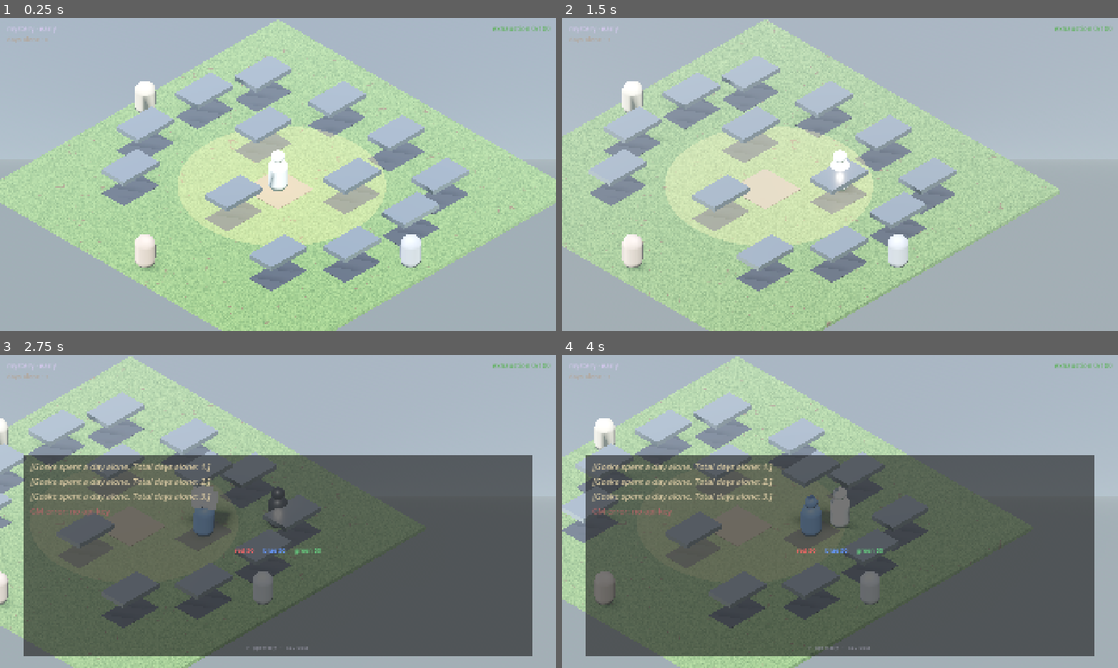
Above: before the commit, frames 1-4 (two rows, left to right).
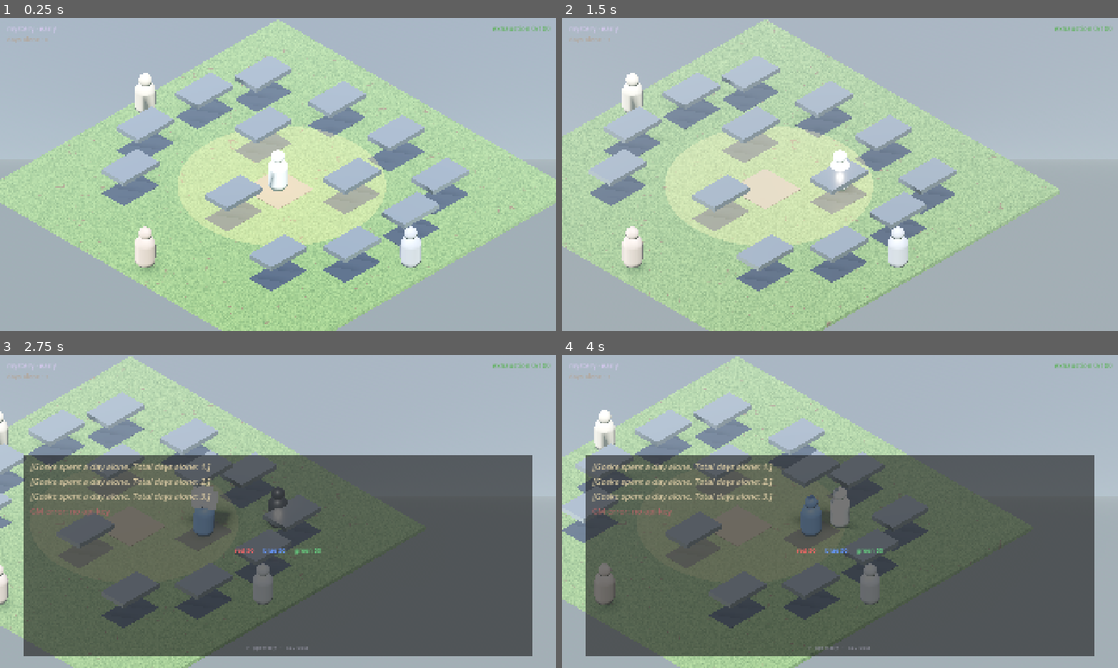
Above: after the commit, the same moments.

Repository: gokselozgur5/goske
Game: Godot game, scene res://scenes/main.tscn
Two runs of this game, one before a commit and one after it. Both use one fixed random seed, a clock stepped at 60 frames per second and the inputs below.
Inputs (mouse positions are in pixels of both pictures, inside the frame that each line leads up to):
- Up to frame 1 (0.25 s): no input
- Up to frame 2 (1.5 s): tap Enter (ui_accept) at 0.5, 0.77 s; move the mouse to (962, 158) at 0.52 s; hold Right (ui_right) 0.53-1.25 s; tap Space at 0.6 s; click (962, 158) at 0.67 s; drag from (728, 190) to (812, 237) at 1.27 s
- Up to frame 3 (2.75 s): tap Enter (ui_accept) at 2 s; move the mouse to (333, 442) at 2.02 s; hold Right (ui_right) from 2.03 s (still down); tap Backspace at 2.1 s
- Up to frame 4 (4 s): release Right (ui_right) at 2.75 s; drag from (812, 574) to (673, 464) at 2.77 s; move the mouse to (1006, 558) at 3.52 s; hold Left (ui_left) from 3.53 s (still down); tap Ctrl at 3.6 s; tap Enter (ui_accept) at 3.77 s

The runs differ from the first frame. In frame 1, 0.2% of the frame differs, in the area x 24-76%, y 17-71%; in frame 2, 0.2%; in frame 3, less than 0.1%; in frame 4, 0.2%.

Commit message:
NPC heads + sealed pod glow
Visual consistency closeout for Act 1:

- 3 neighbors get HeadMesh (sphere) like Goske/alters — same silhouette
  language across all characters
- npc.gd: head_mesh reference, _material applied to both body and head
  so set_intensity() (Dragonrot drain) drains both surfaces uniformly

- 10 sealed pods get a new PodSealedBoxMesh that uses PodMatSealed —
  cool blue emission (0.15, 0.28, 0.42 at energy 0.45). Subtle hint
  there's something in there. Functional pods (red/blue/green) keep
  the plain PodMat — visual cue: "this one you can open" vs
  "this one is breathing through the wall".

Diff:
--- a/scenes/main.tscn
+++ b/scenes/main.tscn
@@ -128,8 +128,21 @@
 rim = 0.4
 rim_tint = 0.3
 
+[sub_resource type="StandardMaterial3D" id="PodMatSealed"]
+albedo_color = Color(0.18, 0.2, 0.25, 1)
+metallic = 0.85
+metallic_specular = 0.65
+roughness = 0.35
+emission_enabled = true
+emission = Color(0.15, 0.28, 0.42, 1)
+emission_energy_multiplier = 0.45
+
 [sub_resource type="BoxMesh" id="PodBoxMesh"]
 material = SubResource("PodMat")
+size = Vector3(1.5, 0.25, 2.4)
+
+[sub_resource type="BoxMesh" id="PodSealedBoxMesh"]
+material = SubResource("PodMatSealed")
 size = Vector3(1.5, 0.25, 2.4)
 
 [sub_resource type="BoxMesh" id="PodLidMesh"]
@@ -384,7 +397,7 @@
 transform = Transform3D(1, 0, 0, 0, 1, 0, 0, 0, 1, -7, 0, -2)
 
 [node name="Base" type="MeshInstance3D" parent="DecorPod1" unique_id=1336464644]
-mesh = SubResource("PodBoxMesh")
+mesh = SubResource("PodSealedBoxMesh")
 
 [node name="Lid" type="MeshInstance3D" parent="DecorPod1" unique_id=1919275987]
 transform = Transform3D(1, 0, 0, 0, 1, 0, 0, 0, 1, 0, 1.4, 0)
@@ -394,7 +407,7 @@
 transform = Transform3D(1, 0, 0, 0, 1, 0, 0, 0, 1, -6, 0, -5)
 
 [node name="Base" type="MeshInstance3D" parent="DecorPod2" unique_id=1443288123]
-mesh = SubResource("PodBoxMesh")
+mesh = SubResource("PodSealedBoxMesh")
 
 [node name="Lid" type="MeshInstance3D" parent="DecorPod2" unique_id=1790082871]
 transform = Transform3D(1, 0, 0, 0, 1, 0, 0, 0, 1, 0, 1.4, 0)
@@ -404,7 +417,7 @@
 transform = Transform3D(1, 0, 0, 0, 1, 0, 0, 0, 1, -2, 0, -6)
 
 [node name="Base" type="MeshInstance3D" parent="DecorPod3" unique_id=663143671]
-mesh = SubResource("PodBoxMesh")
+mesh = SubResource("PodSealedBoxMesh")
 
 [node name="Lid" type="MeshInstance3D" parent="DecorPod3" unique_id=22794392]
 transform = Transform3D(1, 0, 0, 0, 1, 0, 0, 0, 1, 0, 1.4, 0)
@@ -414,7 +427,7 @@
 transform = Transform3D(1, 0, 0, 0, 1, 0, 0, 0, 1, 2, 0, -6)
 
 [node name="Base" type="MeshInstance3D" parent="DecorPod4" unique_id=1801934270]
-mesh = SubResource("PodBoxMesh")
+mesh = SubResource("PodSealedBoxMesh")
 
 [node name="Lid" type="MeshInstance3D" parent="DecorPod4" unique_id=192853721]
 transform = Transform3D(1, 0, 0, 0, 1, 0, 0, 0, 1, 0, 1.4, 0)
@@ -424,7 +437,7 @@
 transform = Transform3D(1, 0, 0, 0, 1, 0, 0, 0, 1, 6, 0, -5)
 
 [node name="Base" type="MeshInstance3D" parent="DecorPod5" unique_id=11387276]
-mesh = SubResource("PodBoxMesh")
+mesh = SubResource("PodSealedBoxMesh")
 
 [node name="Lid" type="MeshInstance3D" parent="DecorPod5" unique_id=947732558]
 transform = Transform3D(1, 0, 0, 0, 1, 0, 0, 0, 1, 0, 1.4, 0)
@@ -434,7 +447,7 @@
 transform = Transform3D(1, 0, 0, 0, 1, 0, 0, 0, 1, 7, 0, -2)
 
 [node name="Base" type="MeshInstance3D" parent="DecorPod6" unique_id=111919813]
-mesh = SubResource("PodBoxMesh")
+mesh = SubResource("PodSealedBoxMesh")
 
 [node name="Lid" type="MeshInstance3D" parent="DecorPod6" unique_id=752260410]
 transform = Transform3D(1, 0, 0, 0, 1, 0, 0, 0, 1, 0, 1.4, 0)
@@ -444,7 +457,7 @@
 transform = Transform3D(1, 0, 0, 0, 1, 0, 0, 0, 1, -7, 0, 2)
 
 [node name="Base" type="MeshInstance3D" parent="DecorPod7" unique_id=439791490]
-mesh = SubResource("PodBoxMesh")
+mesh = SubResource("PodSealedBoxMesh")
 
 [node name="Lid" type="MeshInstance3D" parent="DecorPod7" unique_id=1742596615]
 transform = Transform3D(1, 0, 0, 0, 1, 0, 0, 0, 1, 0, 1.4, 0)
@@ -454,7 +467,7 @@
 transform = Transform3D(1, 0, 0, 0, 1, 0, 0, 0, 1, -5, 0, 5)
 
 [node name="Base" type="MeshInstance3D" parent="DecorPod8" unique_id=2003249131]
-mesh = SubResource("PodBoxMesh")
+mesh = SubResource("PodSealedBoxMesh")
 
 [node name="Lid" type="MeshInstance3D" parent="DecorPod8" unique_id=1341707076]
 transform = Transform3D(1, 0, 0, 0, 1, 0, 0, 0, 1, 0, 1.4, 0)
@@ -464,7 +477,7 @@
 transform = Transform3D(1, 0, 0, 0, 1, 0, 0, 0, 1, 5, 0, 5)
 
 [node name="Base" type="MeshInstance3D" parent="DecorPod9" unique_id=1641507420]
-mesh = SubResource("PodBoxMesh")
+mesh = SubResource("PodSealedBoxMesh")
 
 [node name="Lid" type="MeshInstance3D" parent="DecorPod9" unique_id=632538570]
 transform = Transform3D(1, 0, 0, 0, 1, 0, 0, 0, 1, 0, 1.4, 0)
@@ -474,7 +487,7 @@
 transform = Transform3D(1, 0, 0, 0, 1, 0, 0, 0, 1, 7, 0, 2)
 
 [node name="Base" type="MeshInstance3D" parent="DecorPod10" unique_id=1978082738]
-mesh = SubResource("PodBoxMesh")
+mesh = SubResource("PodSealedBoxMesh")
 
 [node name="Lid" type="MeshInstance3D" parent="DecorPod10" unique_id=718747724]
 transform = Transform3D(1, 0, 0, 0, 1, 0, 0, 0, 1, 0, 1.4, 0)
@@ -489,6 +502,10 @@
 [node name="MeshInstance3D" type="MeshInstance3D" parent="Neighbor1" unique_id=916080872]
 mesh = SubResource("CapsuleMesh_shared")
 
+[node name="HeadMesh" type="MeshInstance3D" parent="Neighbor1"]
+transform = Transform3D(1, 0, 0, 0, 1, 0, 0, 0, 1, 0, 1.05, 0)
+mesh = SubResource("HeadMesh_shared")
+
 [node name="Neighbor2" type="Node3D" parent="." unique_id=1703402110]
 transform = Transform3D(1, 0, 0, 0, 1, 0, 0, 0, 1, 9, 1, 0)
 script = ExtResource("8_npc_script")
@@ -498,6 +515,10 @@
 [node name="MeshInstance3D" type="MeshInstance3D" parent="Neighbor2" unique_id=1223651821]
 mesh = SubResource("CapsuleMesh_shared")
 
+[node name="HeadMesh" type="MeshInstance3D" parent="Neighbor2"]
+transform = Transform3D(1, 0, 0, 0, 1, 0, 0, 0, 1, 0, 1.05, 0)
+mesh = SubResource("HeadMesh_shared")
+
 [node name="Neighbor3" type="Node3D" parent="." unique_id=828620592]
 transform = Transform3D(1, 0, 0, 0, 1, 0, 0, 0, 1, 0, 1, 9)
 script = ExtResource("8_npc_script")
@@ -506,6 +527,10 @@
 
 [node name="MeshInstance3D" type="MeshInstance3D" parent="Neighbor3" unique_id=1631307827]
 mesh = SubResource("CapsuleMesh_shared")
+
+[node name="HeadMesh" type="MeshInstance3D" parent="Neighbor3"]
+transform = Transform3D(1, 0, 0, 0, 1, 0, 0, 0, 1, 0, 1.05, 0)
+mesh = SubResource("HeadMesh_shared")
 
 [node name="UI" type="CanvasLayer" parent="." unique_id=1987622050]
 
--- a/scripts/npc.gd
+++ b/scripts/npc.gd
@@ -13,6 +13,7 @@
 @export var base_color: Color = Color(0.7, 0.65, 0.6, 1.0)
 
 @onready var mesh: MeshInstance3D = $MeshInstance3D
+@onready var head_mesh: MeshInstance3D = $HeadMesh
 var intensity: float = 0.0
 var _material: StandardMaterial3D
 var player_in_range: bool = false
@@ -27,6 +28,8 @@
 	_material.roughness = 0.7
 	if mesh:
 		mesh.set_surface_override_material(0, _material)
+	if head_mesh:
+		head_mesh.set_surface_override_material(0, _material)
 	# Set up an Area3D child for proximity detection (created at runtime
 	# so the scene file stays simple — the Node3D root carries no body).
 	var area := Area3D.new()
